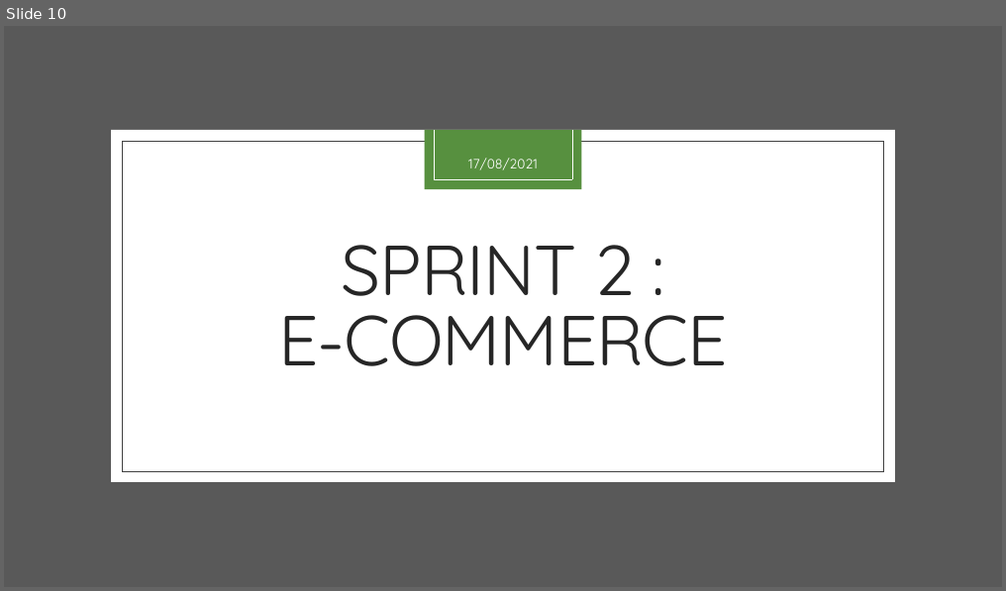
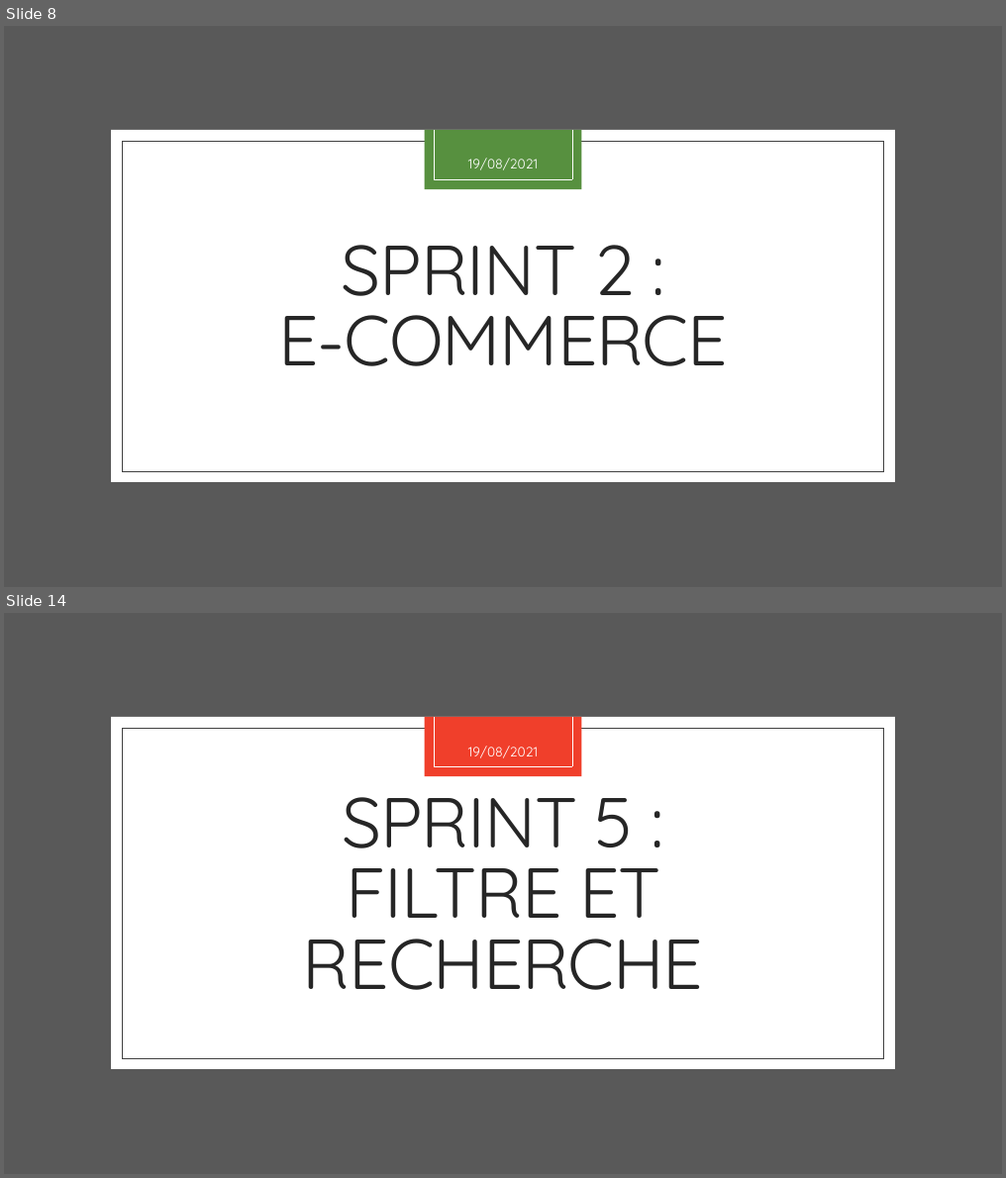
Before and after one commit to JeanTalgornThomas/symfony-cours, a slide deck: présentation.pptx. Shown one above the other, each under a label of ours: slide 10 before the commit, slides 8 and 14 after it; the slides between them are not shown. The pictures are 1006x591 and 1006x1178 pixels, drawn with LibreOffice and Linux fonts; fonts in the diff are those of the drawing. Boxes give left, top, right and bottom in pixels: in the first picture for what was removed or moved away, otherwise in the second. Text is boxed around its words. In the diff, an @@ line names an element or a change of style, - is before the commit and + after.

```diff
--- a/présentation.pptx
+++ b/présentation.pptx
@@ slide 14 added at <box>4,613,1002,1174</box>, background #FFFFFF; not listed: 6 template elements that a slide beside it also shows @@
@@ rectangle added at <box>425,717,582,777</box>, fill #F03F2B @@
@@ text added at <box>468,746,538,759</box>, 13 pt, text #FFFFFF @@
+19/08/2021
@@ title added at <box>303,774,704,990</box>, 68 pt, text #262626 @@
+SPRINT 5 :
+FILTRE ET RECHERCHE
@@ what was slide 10 is now slide 8 @@
@@ slide 8 changed as well @@
@@ text at <box>468,158,538,171</box>: text changed @@
-17/08/2021
+19/08/2021
```
Also in this commit, not shown: 10 other slides changed, 3 other slides added, 2 slides removed, 3 other files.
